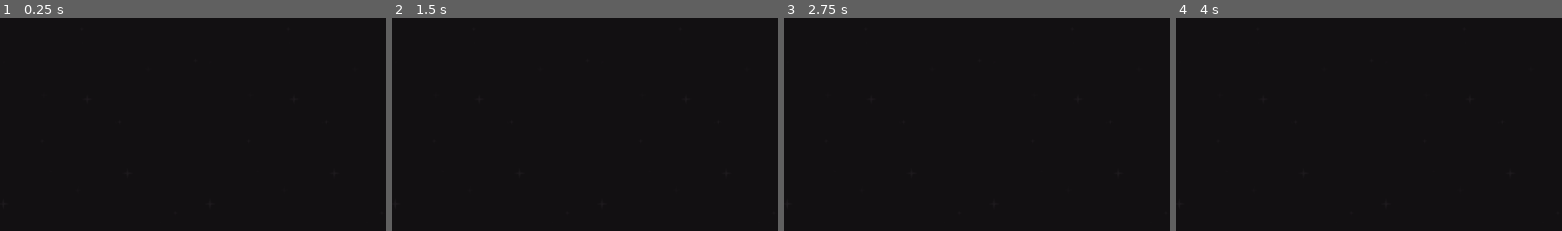
Above: before the commit, frames 1-4 (left to right).
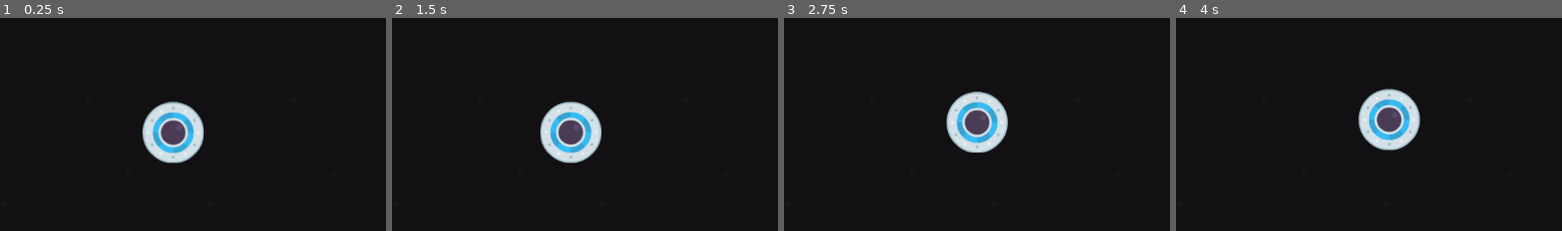
Above: after the commit, the same moments.

Repository: JMGomezCobo/Godot2D-SpeedySaucer
Game: Godot game, scene res://Scenes/level_0.tscn
Two runs of this game, one before a commit and one after it. Both use one fixed random seed, a clock stepped at 60 frames per second and the inputs below.
Inputs:
- Up to frame 1 (0.25 s): no input
- Up to frame 2 (1.5 s): tap Enter at 0.5 s; hold D (move_right, bound only after the commit) 0.53-1.28 s; hold S (move_down, bound only after the commit) from 1.28 s (still down)
- Up to frame 3 (2.75 s): release S (move_down, bound only after the commit) at 2.03 s; hold D (move_right, bound only after the commit) from 2.03 s (still down)
- Up to frame 4 (4 s): release D (move_right, bound only after the commit) at 2.78 s; hold W (move_up, bound only after the commit) 2.78-3.53 s; hold A (move_left, bound only after the commit) from 3.53 s (still down)
The pictures show only the part of the screen within x 29-79%, y 21-71%; the shares and areas given below are measured in that part.

The runs differ from the first frame. In frame 1, 3.7% of the frame differs, in the area x 36-53%, y 39-69%; in frame 2, 3.7%; in frame 3, 3.7%; in frame 4, 3.7%.

Commit message:
Player Input
• Added Player Input script

Diff:
--- a/Scenes/level_0.tscn
+++ b/Scenes/level_0.tscn
@@ -1,12 +1,15 @@
-[gd_scene load_steps=2 format=3 uid="uid://b0tcu6jjlc6ct"]
+[gd_scene load_steps=3 format=3 uid="uid://b0tcu6jjlc6ct"]
 
 [ext_resource type="Texture2D" uid="uid://dn72t66tx6d53" path="res://Sprites/Backgrounds/black.png" id="1_dnfjv"]
+[ext_resource type="PackedScene" uid="uid://b873ugu6j6cqh" path="res://Scenes/player.tscn" id="2_j7tt6"]
 
 [node name="Level_0" type="Node2D"]
 
-[node name="TextureRect" type="TextureRect" parent="."]
+[node name="Background" type="TextureRect" parent="."]
 offset_right = 978.0
 offset_bottom = 551.0
 scale = Vector2(1.2, 1.2)
 texture = ExtResource("1_dnfjv")
 stretch_mode = 1
+
+[node name="Player" parent="." instance=ExtResource("2_j7tt6")]
--- /dev/null
+++ b/Scenes/player.gd
@@ -0,0 +1,17 @@
+extends RigidBody2D
+
+var force = 20
+
+func _physics_process(delta):
+
+	if Input.is_action_pressed("move_right"):
+		apply_force(Vector2(force, 0))
+
+	if Input.is_action_pressed("move_left"):
+		apply_force(Vector2(-force, 0))
+
+	if Input.is_action_pressed("move_up"):
+		apply_force(Vector2(0, force))
+
+	if Input.is_action_pressed("move_down"):
+		apply_force(Vector2(0, -force))
--- /dev/null
+++ b/Scenes/player.tscn
@@ -0,0 +1,18 @@
+[gd_scene load_steps=4 format=3 uid="uid://b873ugu6j6cqh"]
+
+[ext_resource type="Script" path="res://Scenes/player.gd" id="1_1spyn"]
+[ext_resource type="Texture2D" uid="uid://bej242j2tdvwl" path="res://Sprites/Player/ufoBlue.png" id="1_qsvmc"]
+
+[sub_resource type="CircleShape2D" id="CircleShape2D_ku4t6"]
+radius = 50.0
+
+[node name="Player" type="RigidBody2D"]
+position = Vector2(595, 308)
+gravity_scale = 0.0
+script = ExtResource("1_1spyn")
+
+[node name="CollisionShape2D" type="CollisionShape2D" parent="."]
+shape = SubResource("CircleShape2D_ku4t6")
+
+[node name="Sprite2D" type="Sprite2D" parent="."]
+texture = ExtResource("1_qsvmc")
--- a/player.tscn
+++ /dev/null
@@ -1,10 +0,0 @@
-[gd_scene load_steps=2 format=3 uid="uid://b873ugu6j6cqh"]
-
-[ext_resource type="Texture2D" uid="uid://bej242j2tdvwl" path="res://Sprites/Player/ufoBlue.png" id="1_qsvmc"]
-
-[node name="Player" type="RigidBody2D"]
-position = Vector2(595, 308)
-gravity_scale = 0.0
-
-[node name="Sprite2D" type="Sprite2D" parent="."]
-texture = ExtResource("1_qsvmc")
--- a/project.godot
+++ b/project.godot
@@ -14,3 +14,30 @@
 run/main_scene="res://Scenes/level_0.tscn"
 config/features=PackedStringArray("4.1", "Forward Plus")
 config/icon="res://icon.svg"
+
+[input]
+
+move_right={
+"deadzone": 0.5,
+"events": [Object(InputEventKey,"resource_local_to_scene":false,"resource_name":"","device":0,"window_id":0,"alt_pressed":false,"shift_pressed":false,"ctrl_pressed":false,"meta_pressed":false,"pressed":false,"keycode":0,"physical_keycode":68,"key_label":0,"unicode":0,"echo":false,"script":null)
+, Object(InputEventKey,"resource_local_to_scene":false,"resource_name":"","device":0,"window_id":0,"alt_pressed":false,"shift_pressed":false,"ctrl_pressed":false,"meta_pressed":false,"pressed":false,"keycode":0,"physical_keycode":4194321,"key_label":0,"unicode":0,"echo":false,"script":null)
+]
+}
+move_left={
+"deadzone": 0.5,
+"events": [Object(InputEventKey,"resource_local_to_scene":false,"resource_name":"","device":0,"window_id":0,"alt_pressed":false,"shift_pressed":false,"ctrl_pressed":false,"meta_pressed":false,"pressed":false,"keycode":0,"physical_keycode":65,"key_label":0,"unicode":0,"echo":false,"script":null)
+, Object(InputEventKey,"resource_local_to_scene":false,"resource_name":"","device":0,"window_id":0,"alt_pressed":false,"shift_pressed":false,"ctrl_pressed":false,"meta_pressed":false,"pressed":false,"keycode":0,"physical_keycode":4194319,"key_label":0,"unicode":0,"echo":false,"script":null)
+]
+}
+move_up={
+"deadzone": 0.5,
+"events": [Object(InputEventKey,"resource_local_to_scene":false,"resource_name":"","device":-1,"window_id":0,"alt_pressed":false,"shift_pressed":false,"ctrl_pressed":false,"meta_pressed":false,"pressed":false,"keycode":0,"physical_keycode":87,"key_label":0,"unicode":119,"echo":false,"script":null)
+, Object(InputEventKey,"resource_local_to_scene":false,"resource_name":"","device":-1,"window_id":0,"alt_pressed":false,"shift_pressed":false,"ctrl_pressed":false,"meta_pressed":false,"pressed":false,"keycode":0,"physical_keycode":4194320,"key_label":0,"unicode":0,"echo":false,"script":null)
+]
+}
+move_down={
+"deadzone": 0.5,
+"events": [Object(InputEventKey,"resource_local_to_scene":false,"resource_name":"","device":-1,"window_id":0,"alt_pressed":false,"shift_pressed":false,"ctrl_pressed":false,"meta_pressed":false,"pressed":false,"keycode":0,"physical_keycode":83,"key_label":0,"unicode":115,"echo":false,"script":null)
+, Object(InputEventKey,"resource_local_to_scene":false,"resource_name":"","device":-1,"window_id":0,"alt_pressed":false,"shift_pressed":false,"ctrl_pressed":false,"meta_pressed":false,"pressed":false,"keycode":0,"physical_keycode":4194322,"key_label":0,"unicode":0,"echo":false,"script":null)
+]
+}
